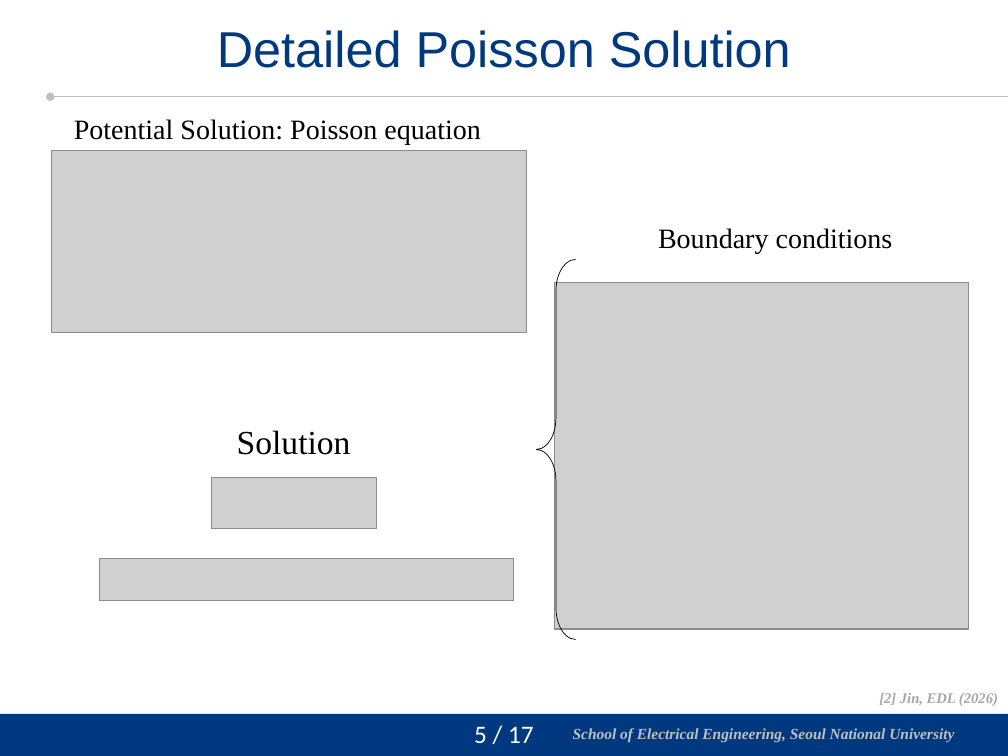
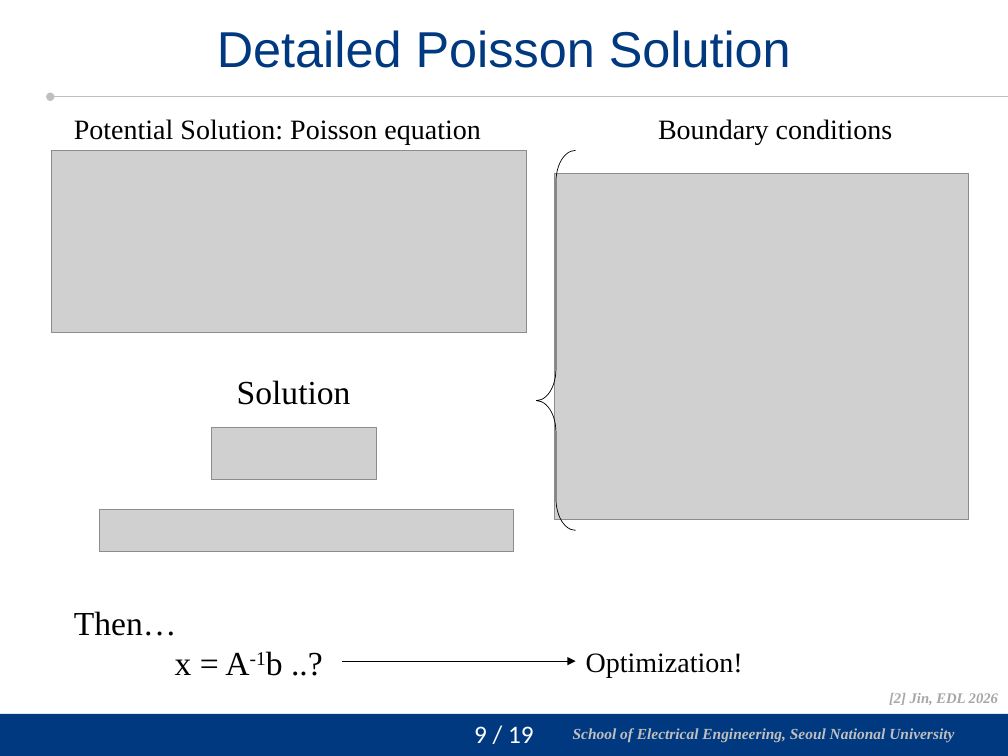
Before and after one commit to vectorcont62-dev/Graduation-SNU-MS, a slide deck: slide 9 of 진명 석사졸업 연구 정리.pptx (slide 6 before the commit). Drawn at 1008x756 pixels with LibreOffice and Linux fonts; fonts in the diff are those of the drawing; grey boxes stand for pictures; background and template pictures are left out. Boxes give left, top, right and bottom in pixels: in the first picture for what was removed or moved away, otherwise in the second. Text is boxed around its words. In the diff, an @@ line names an element or a change of style, - is before the commit and + after.

Commit message:
Presentation material layout finished. More details to be added.

```diff
--- a/진명 석사졸업 연구 정리.pptx
+++ b/진명 석사졸업 연구 정리.pptx
@@ 1 picture, 1 text, 1 left brace: place and size @@
-1 picture, 1 text, 1 left brace at bbox=[536, 228, 970, 639]
+1 picture, 1 text, 1 left brace at bbox=[536, 119, 970, 530]
@@ left brace at bbox=[536, 150, 576, 530]: proportions changed @@
@@ 2 pictures, 1 text: place and size @@
-2 pictures, 1 text at bbox=[100, 430, 514, 601]
+2 pictures, 1 text at bbox=[100, 380, 514, 551]
@@ text added at bbox=[74, 611, 249, 675], 24 pt, text #000000 @@
+Then…
+x = A-1b ..?
@@ text added at bbox=[586, 653, 743, 677], 20 pt, text #000000 @@
+Optimization!
@@ arrow added from (342, 661) to (576, 661), #000000 0.5 pt @@
@@ text at bbox=[889, 693, 998, 705]: text changed @@
-[2] Jin, EDL (2026)
+[2] Jin, EDL 2026
@@ page number at bbox=[474, 726, 534, 743]: text changed @@
-5 / 17
+9 / 19
```
Also in this commit, not shown: 12 other slides changed, 6 slides added, 2 slides removed.
